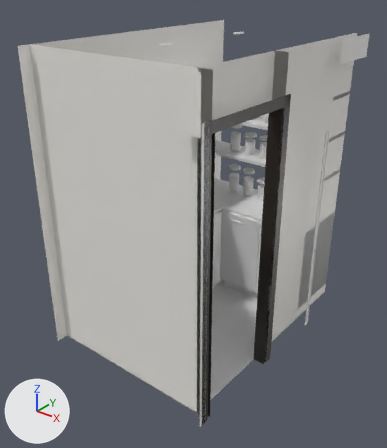
Renders of the glTF model public/tour-assets/g-type/v2/glb/PANTRY.glb from each side of a commit.
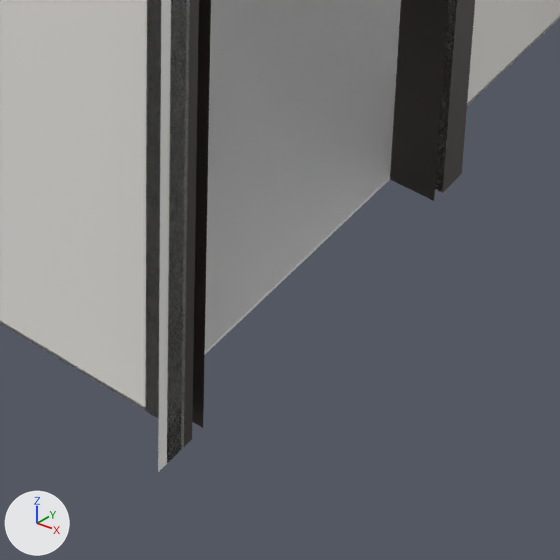
Old and new are each drawn whole from a 50 mm camera at (5.15, 7.36, 3.0) aimed at (2.56, 10.6, 1.0) and again close up on the part from 42% to 76% of the width and 71% to 100% of the height. The lights are fixed; the arrows at lower left show +X, +Y and +Z. The older version's two pictures come first. Vertices at exactly the same position are counted once.

The scene before the commit, as lines of its bpy script (objects in view):
```python
me_web_pantry = bpy.data.meshes.new('WEB_PANTRY')
me_web_pantry.from_pydata(...)  # 12767 vertices, 28936 faces; spans x 1.82..3.44, y 9.6..12.01, z 0.0..2.5
me_web_pantry.materials.append(mat_mat_g_wall_paint)  # white #efece7
me_web_pantry.materials.append(mat_mat_g_door_espresso)  # dark grey #352f2b
me_web_pantry.materials.append(mat_mat_g_ceiling)  # white #f3f2f0
me_web_pantry.materials.append(mat_mat_g_trim_white)  # white #f1f0ec
me_web_pantry.materials.append(mat_mat_g_brushed_gold)  # beige #f7ddaa
me_web_pantry.materials.append(mat_mat_g_stainless)  # white #e5e5e5
me_web_pantry.materials.append(mat_mat_ri_marble_floor_001)  # white #e7e7e7
me_web_pantry.materials.append(mat_mat_ri_cabinet_taupe_001)  # white #e7e7e7
me_web_pantry.materials.append(mat_mat_ri_carcass_dark)  # white #e7e7e7
me_web_pantry.materials.append(mat_mat_ri_stone_slab_001)  # white #e7e7e7
me_web_pantry.materials.append(mat_mat_ri_bronze_dark_001)  # white #e7e7e7
me_web_pantry.materials.append(mat_mat_ri_oak_x_001)  # white #e7e7e7
me_web_pantry.materials.append(mat_mat_ri_led_warm_001)  # white #e7e7e7
me_web_pantry.materials.append(mat_mat_ri_food_pasta)  # white #e7e7e7
me_web_pantry.materials.append(mat_mat_ri_food_bean)  # white #e7e7e7
me_web_pantry.materials.append(mat_mat_ri_food_grain)  # white #e7e7e7
me_web_pantry.materials.append(mat_mat_lib_wicker_basket_01)  # white #e7e7e7
me_web_pantry.materials.append(mat_mat_g_downlight_bezel)  # white #f3f3f3
me_web_pantry.materials.append(mat_mat_g_downlight_lens)  # pale yellow #fff3e7
ob_web_pantry = bpy.data.objects.new('WEB_PANTRY', me_web_pantry)
ob_web_pantry.location = (0.0, 0.0, 0.0)
```
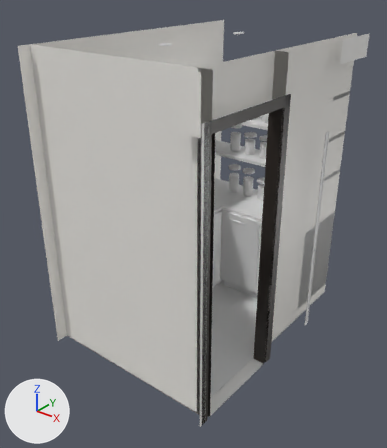
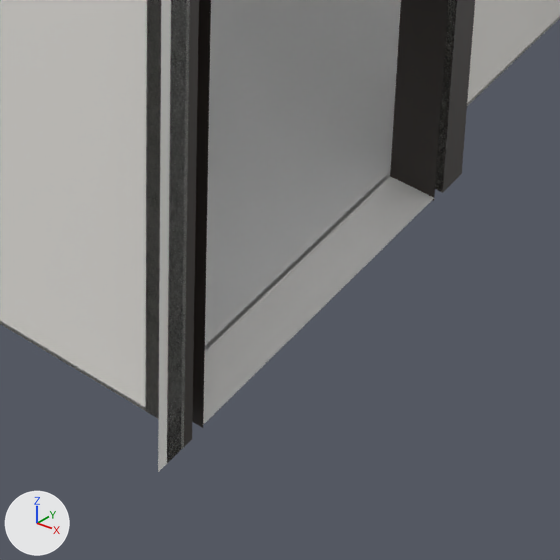
Location of each change, [x1, y1, x2, y2] in pixels of the close-ups (560 x 560 px):
```json
{"part": 1, "of": "me_web_pantry", "change": "added", "after": [203, 175, 434, 425]}
```

Edits to the scene script, one JSON object a line:
```json
{"op": "add", "block": "mat_mat_g_marble_floor_white", "code": ["mat_mat_g_marble_floor_white = principled_material('MAT_G_MARBLE_FLOOR_WHITE')", "mat_mat_g_marble_floor_white.base_color = (0.9, 0.89, 0.87)  # white #f3f2f0", "mat_mat_g_marble_floor_white.roughness = 0.4"]}
{"block": "me_web_pantry", "where": "# used by ob_web_pantry; location = (0.0, 0.0, 0.0)"}
{"block": "me_web_pantry", "where": "# verts and faces of me_web_pantry; kept vertices keep their numbers, new ones are numbered from 12767"}
{"op": "remove", "block": "me_web_pantry", "code": "me_web_pantry.from_pydata(...)  # 12767 vertices, 28936 faces; spans x 1.82..3.44, y 9.6..12.01, z 0.0..2.5"}
{"op": "add", "block": "me_web_pantry", "code": "me_web_pantry.from_pydata(...)  # 12771 vertices, 28938 faces; spans x 1.82..3.44, y 9.6..12.01, z 0.0..2.5"}
{"block": "me_web_pantry", "change": "me_web_pantry part 1"}
{"op": "add", "block": "me_web_pantry", "code": "verts[12767] = (3.3, 9.73, 0.01)"}
{"op": "add", "block": "me_web_pantry", "code": "verts[12768] = (3.41, 9.73, 0.01)  # pixel (203, 424)"}
{"op": "add", "block": "me_web_pantry", "code": "verts[12769] = (3.41, 10.48, 0.01)  # pixel (434, 197)"}
{"op": "add", "block": "me_web_pantry", "code": "verts[12770] = (3.3, 10.48, 0.01)  # pixel (386, 174)"}
{"op": "add", "block": "me_web_pantry", "code": "faces += [(12767, 12768, 12769), (12767, 12769, 12770)]  # mat_mat_g_marble_floor_white (white #f3f2f0)"}
{"op": "add", "block": "me_web_pantry", "code": "me_web_pantry.materials.append(mat_mat_g_marble_floor_white)  # white #f3f2f0"}
```
